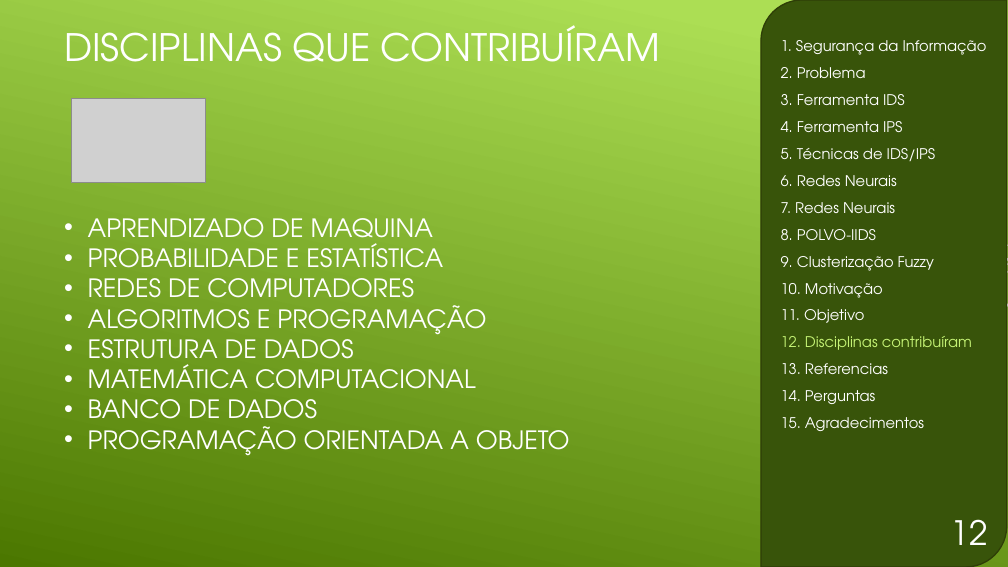
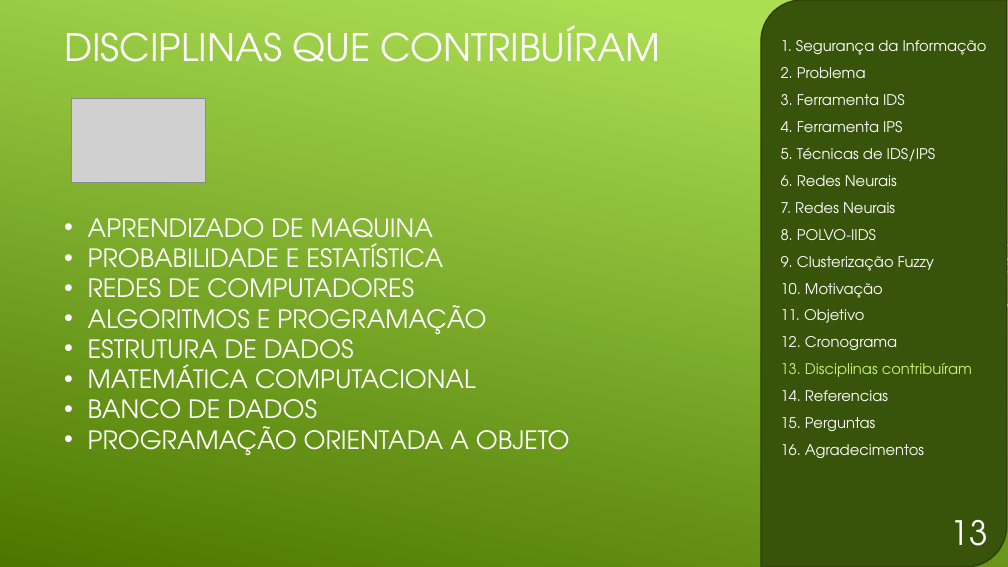
Before and after one commit to GDPLTDA/DetectInstrusao, a slide deck: slide 14 of docs/Apresentação.pptx (slide 13 before the commit). Drawn at 1008x567 pixels with LibreOffice and Linux fonts; fonts in the diff are those of the drawing; grey boxes stand for pictures. Boxes give left, top, right and bottom in pixels: in the first picture for what was removed or moved away, otherwise in the second. Text is boxed around its words. In the diff, an @@ line names an element or a change of style, - is before the commit and + after.

```diff
--- a/docs/Apresentação.pptx
+++ b/docs/Apresentação.pptx
@@ text at (781,336,972,458): text changed @@
-12. Disciplinas contribuíram
-13. Referencias
-14. Perguntas
-15. Agradecimentos
+12. Cronograma
+13. Disciplinas contribuíram
+14. Referencias
+15. Perguntas
+16. Agradecimentos
@@ page number at (950,519,987,546): text changed @@
-12
+13
```
Also in this commit, not shown: 14 other slides changed, 1 slide added, 2 other files.
